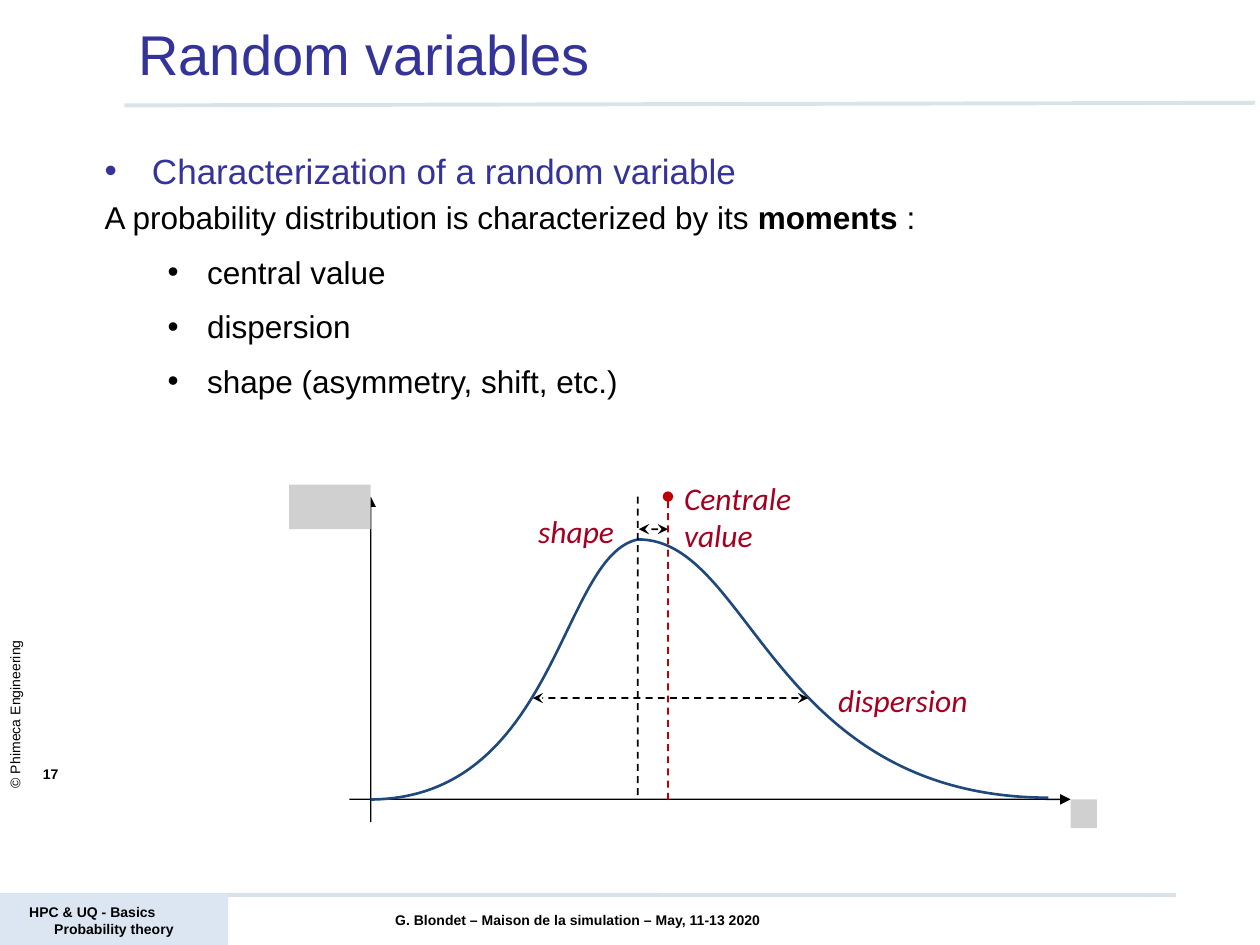
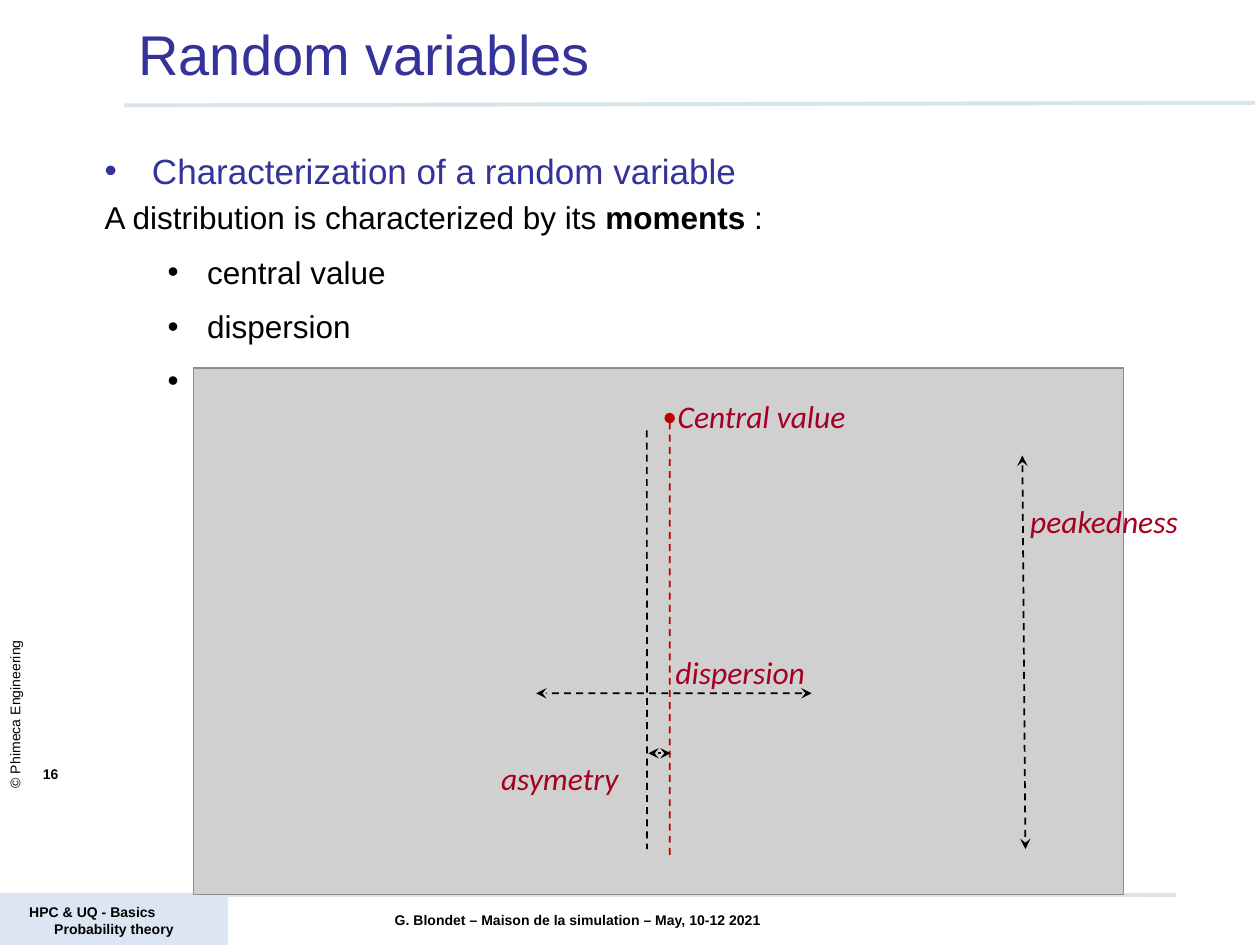
Before and after one commit to mbaudin47/hpcuqtraining, a slide deck: slide 16 of 2021/Courses/Probability/PRACE_D1_Probability_theory_basics_2021.pptx (slide 17 before the commit). Drawn at 1260x945 pixels with LibreOffice and Linux fonts; fonts in the diff are those of the drawing; grey boxes stand for pictures; background and template pictures are left out. Boxes give left, top, right and bottom in pixels: in the first picture for what was removed or moved away, otherwise in the second. Text is boxed around its words. In the diff, an @@ line names an element or a change of style, - is before the commit and + after.

Commit message:
Update for Probability presentation, minor update for metamodel notebook and update otwrappy slides

```diff
--- a/2021/Courses/Probability/PRACE_D1_Probability_theory_basics_2021.pptx
+++ b/2021/Courses/Probability/PRACE_D1_Probability_theory_basics_2021.pptx
@@ text at (x1=105, y1=206, x2=745, y2=235): text changed @@
-A probability distribution is characterized by its moments :
+A distribution is characterized by its moments :
@@ text at (x1=207, y1=368, x2=546, y2=369): text changed @@
-  • shape (asymmetry, shift, etc.)
+  • asymmetry, peakedness
@@ arrow moved from (668, 496) - (668, 800) to (670, 418) - (670, 858) @@
@@ text at (x1=678, y1=406, x2=846, y2=429): text changed @@
-Centrale value
+Central value
@@ line moved from (638, 496) - (638, 800) to (646, 431) - (646, 849) @@
@@ group added at (x1=194, y1=368, x2=1178, y2=895): 2 texts, 2 double arrows, 1 picture @@
+asymetry
+peakedness
@@ group removed at (x1=289, y1=485, x2=1097, y2=828): 2 arrows, 2 pictures, 1 freeform shape, 1 text, 1 double arrow @@
-shape
@@ text "dispersion" moved from (x1=838, y1=690, x2=967, y2=717) to (x1=675, y1=662, x2=804, y2=691) @@
@@ double arrow moved from (808, 698) - (533, 698) to (811, 693) - (537, 693) @@
@@ page number at (x1=43, y1=769, x2=59, y2=779): text changed @@
-17
+16
@@ text at (x1=395, y1=915, x2=760, y2=928): text changed @@
-G. Blondet – Maison de la simulation – May, 11-13 2020
+G. Blondet – Maison de la simulation – May, 10-12 2021
```
Also in this commit, not shown: 28 other slides changed, 1 slide added, 1 slide removed, 3 other files.
